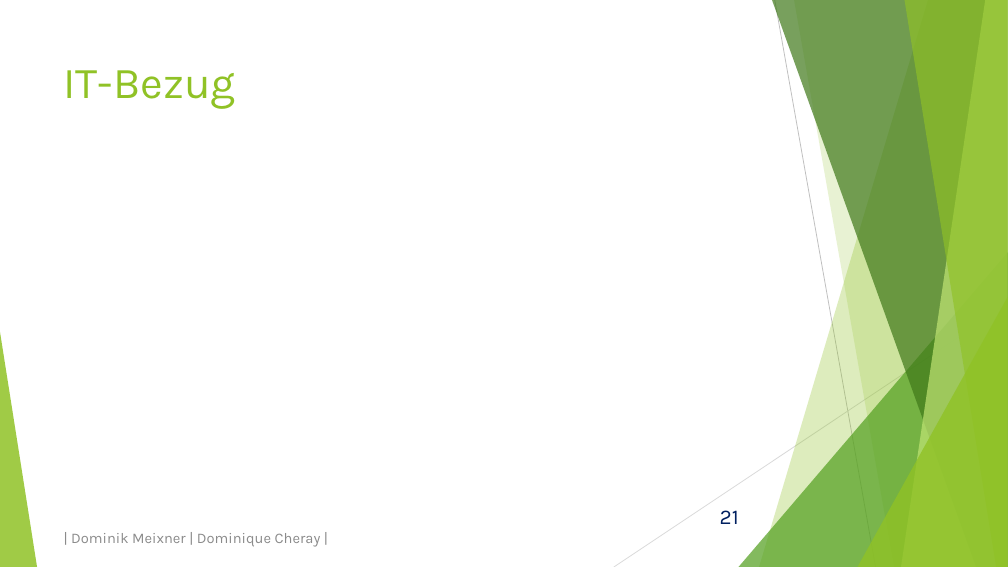
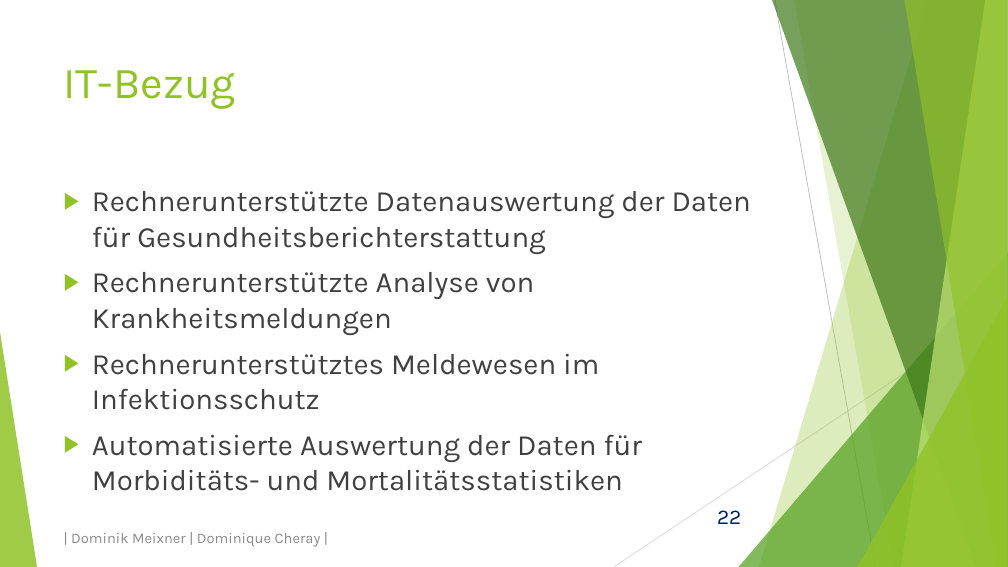
Before and after one commit to domeix/BlaBla, a slide deck: slide 22 of GesundheitsamtPraes.pptx (slide 21 before the commit). Drawn at 1008x567 pixels with LibreOffice and Linux fonts; fonts in the diff are those of the drawing. Boxes give left, top, right and bottom in pixels: in the first picture for what was removed or moved away, otherwise in the second. Text is boxed around its words. In the diff, an @@ line names an element or a change of style, - is before the commit and + after.

```diff
--- a/GesundheitsamtPraes.pptx
+++ b/GesundheitsamtPraes.pptx
@@ text added at (92, 191, 751, 491), 28 pt, text #404040 @@
+▶ Rechnerunterstützte Datenauswertung der Daten für Gesundheitsberichterstattung
+▶ Rechnerunterstützte Analyse von Krankheitsmeldungen
+▶ Rechnerunterstütztes Meldewesen im Infektionsschutz
+▶ Automatisierte Auswertung der Daten für Morbiditäts- und Mortalitätsstatistiken
@@ page number at (717, 510, 741, 524): text changed @@
-21
+22
```
Also in this commit, not shown: 8 other slides changed, 2 slides added.
